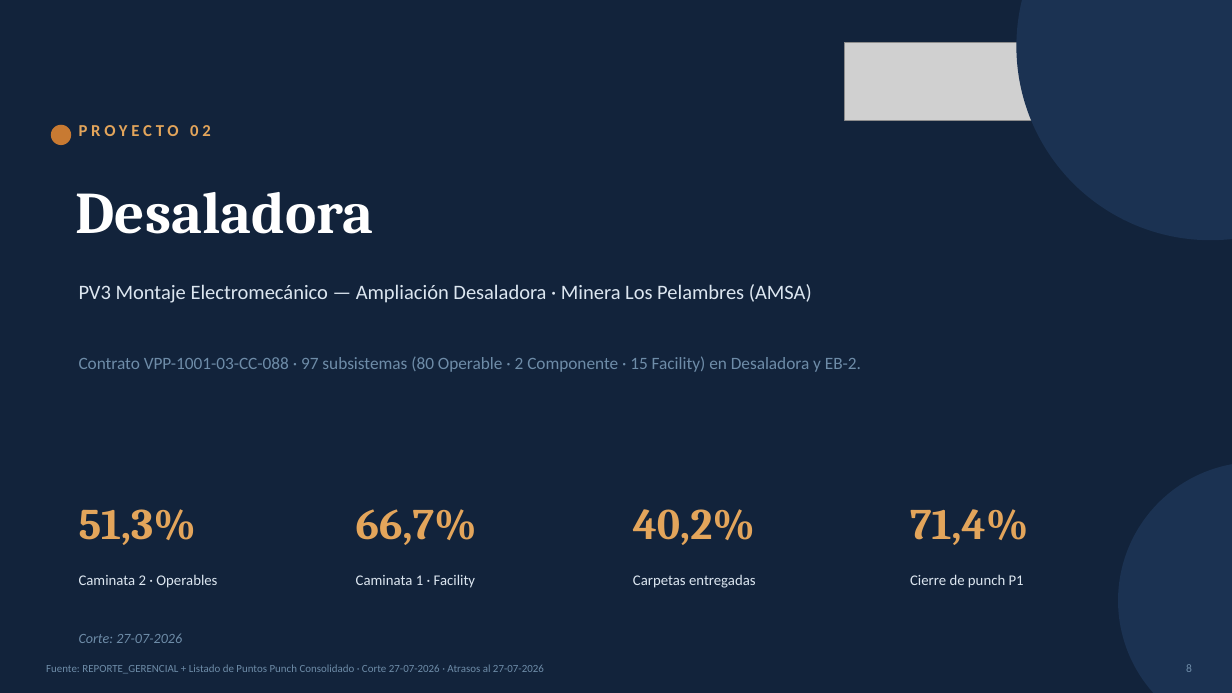
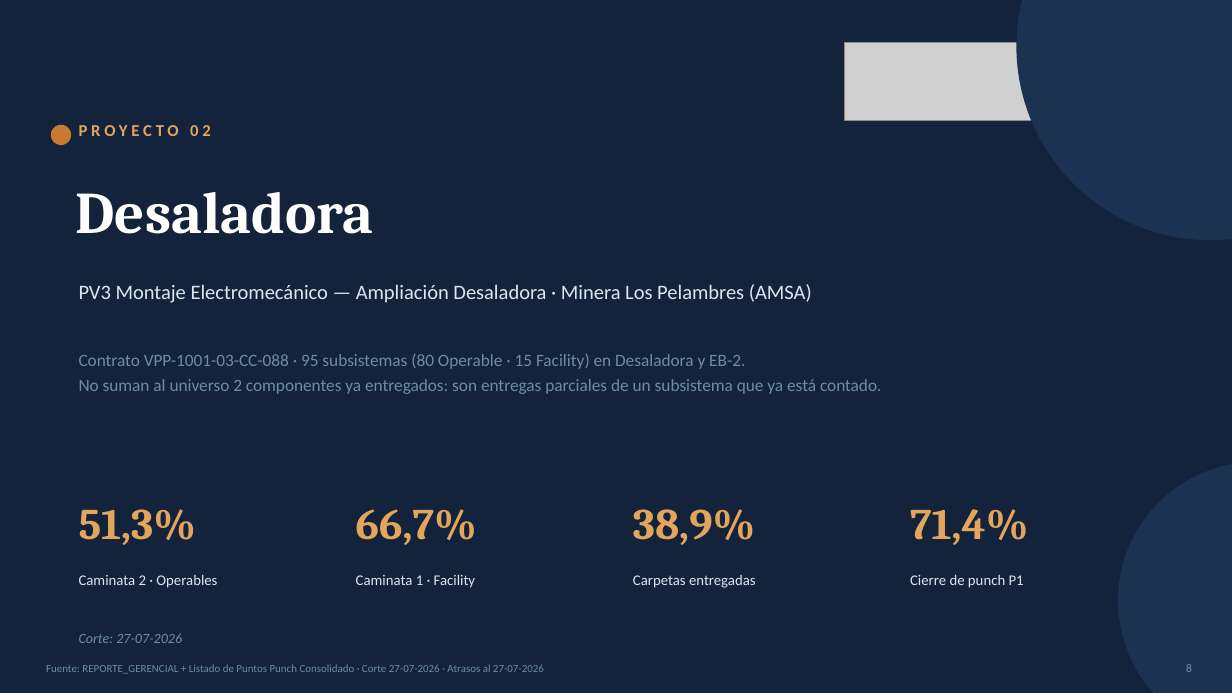
Before and after one commit to tdkvalex/Dashboard-HSEQ, a slide deck: slide 8 of panel_control_TOP_P1/Panel_Control_TOP_P1.pptx. Drawn at 1232x693 pixels with LibreOffice and Linux fonts; fonts in the diff are those of the drawing; grey boxes stand for pictures. Boxes give left, top, right and bottom in pixels: in the first picture for what was removed or moved away, otherwise in the second. Text is boxed around its words. In the diff, an @@ line names an element or a change of style, - is before the commit and + after.

```diff
--- a/panel_control_TOP_P1/Panel_Control_TOP_P1.pptx
+++ b/panel_control_TOP_P1/Panel_Control_TOP_P1.pptx
@@ text at <box>79,354,881,394</box>: text changed @@
-Contrato VPP-1001-03-CC-088 · 97 subsistemas (80 Operable · 2 Componente · 15 Facility) en Desaladora y EB-2.
+Contrato VPP-1001-03-CC-088 · 95 subsistemas (80 Operable · 15 Facility) en Desaladora y EB-2.
+No suman al universo 2 componentes ya entregados: son entregas parciales de un subsistema que ya está contado.
@@ text at <box>633,509,755,545</box>: text changed @@
-40,2%
+38,9%
```
Also in this commit, not shown: 3 other slides changed, 7 other files.
